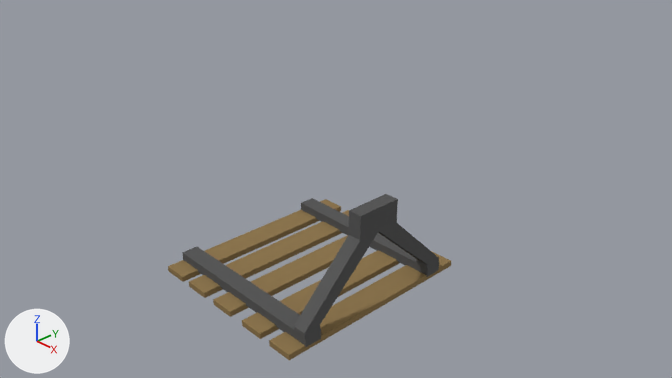
What one commit did to the Blender file Washed Up Wizard/Assets/Models/Environment/Frozen Tundra/Mine track end of track piece.blend.
Camera for both pictures: the file's camera 'Camera'. Arrows for +X, +Y and +Z are at lower left; the lights stay in place.

The scene before the commit, as lines of its bpy script (objects in view):
```python
me_cube = bpy.data.meshes.new('Cube')
me_cube.from_pydata(...)  # a box spanning x -0.27..-0.04, y -0.35..1.52, z -0.71..-0.66; a box spanning x -0.6..-0.37, y -0.35..1.52, z -0.71..-0.66; a box spanning x 0.09..0.32, y -0.35..1.52, z -0.71..-0.66; a box spanning x 0.47..0.7, y -0.35..1.52, z -0.71..-0.66; a box spanning x 0.81..1.04, y -0.35..1.52, z -0.71..-0.66
me_cube.materials.append(mat_material)  # brown #8f7750
me_cube_001 = bpy.data.meshes.new('Cube.001')
me_cube_001.from_pydata(...)  # 24 vertices, 20 faces; spans x -0.722..0.694, y -0.09..1.227, z -0.009..0.068
me_cube_001.materials.append(mat_material_001)  # dark grey #5a5a5a
# before: 2 (-0.722, -0.09, -0.009), 3 (-0.722, 0.041, -0.009), 6 (-0.722, -0.09, 0.068) at pixel (182, 252), 7 (-0.722, 0.041, 0.068) at pixel (196, 246)
# before: 10 (-0.722, 1.095, -0.009) at pixel (300, 210), 11 (-0.722, 1.227, -0.009), 14 (-0.722, 1.095, 0.068) at pixel (300, 202), 15 (-0.722, 1.227, 0.068) at pixel (312, 198)
me_cube_003 = bpy.data.meshes.new('Cube.003')
me_cube_003.from_pydata(...)  # 16 vertices, 14 faces; spans x 0.589..0.694, y 0.0..0.658, z 0.068..0.764
me_cube_003.materials.append(mat_material_001)  # dark grey #5a5a5a
ob_bottom = bpy.data.objects.new('bottom', me_cube)
ob_bottom.location = (-0.43, -1.04, 0.26)
ob_bottom.scale = (1.81, 1.81, 1.81)
ob_top = bpy.data.objects.new('top', me_cube_001)
ob_top.location = (0.0, -1.2, -0.93)
ob_top.scale = (2.11, 2.11, 2.11)
ob_top_001 = bpy.data.objects.new('top.001', me_cube_003)
ob_top_001.location = (0.0, -0.02, -0.93)
ob_top_001.scale = (2.11, 2.11, 2.11)
_m = ob_top_001.modifiers.new('Mirror', 'MIRROR')
_m.use_axis = (False, True, False)
_m.use_clip = True
```
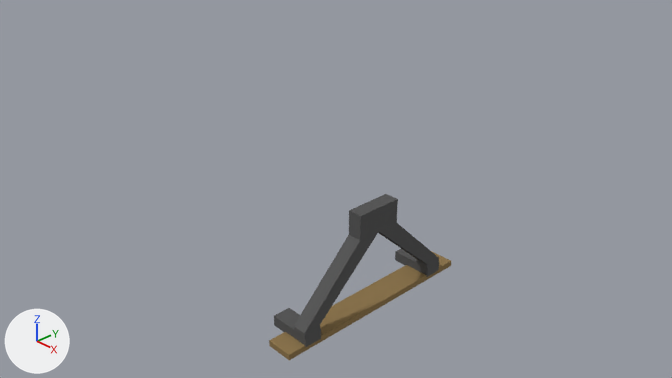
The change, as a diff of the scene's bpy script:
```diff
--- a/Washed Up Wizard/Assets/Models/Environment/Frozen Tundra/Mine track end of track piece.blend.py
+++ b/Washed Up Wizard/Assets/Models/Environment/Frozen Tundra/Mine track end of track piece.blend.py
@@ me_cube_001 @@
 me_cube_001.from_pydata(...)  # 24 vertices, 20 faces; spans x -0.722..0.694, y -0.09..1.227, z -0.009..0.068
 # used by ob_top; location = (0.0, -1.2, -0.93); scale = (2.11, 2.11, 2.11)
+# me_cube_001 part 1
+for i in [2, 3, 6, 7]: me_cube_001.vertices[i].co += Vector((1.098, 0.0, 0.0))
+# me_cube_001 part 2
+for i in [10, 11, 14, 15]: me_cube_001.vertices[i].co += Vector((1.098, 0.0, 0.0))
 me_cube_001.materials.append(mat_material_001)
@@ me_cube @@
 me_cube.from_pydata(...)  # 40 vertices, 30 faces; spans x -0.6..1.04, y -0.35..1.52, z -0.71..-0.66
 # used by ob_bottom; location = (-0.43, -1.04, 0.26); scale = (1.81, 1.81, 1.81)
+# me_cube part 3: the loose piece of 8 vertices spanning x -0.27..-0.04, y -0.35..1.52, z -0.71..-0.66 is deleted
+# me_cube part 4: the loose piece of 8 vertices spanning x -0.6..-0.37, y -0.35..1.52, z -0.71..-0.66 is deleted
+# me_cube part 5: the loose piece of 8 vertices spanning x 0.09..0.32, y -0.35..1.52, z -0.71..-0.66 is deleted
+# me_cube part 6: the loose piece of 8 vertices spanning x 0.47..0.7, y -0.35..1.52, z -0.71..-0.66 is deleted
 me_cube.materials.append(mat_material)
```

Boxes (x1, y1, x2, y2) around the edits, measured in the pictures (672 x 378 px; the box of a moved part takes in the faces that stretch with it):
'bottom', reshaped (36% narrower, 32% shorter)
    before: (168, 199, 451, 360)
    after: (269, 251, 451, 360)
'top', reshaped (36% narrower, 34% shorter)
    before: (182, 198, 439, 347)
    after: (274, 249, 439, 347)
part 1 of me_cube_001, moved or reshaped
    before: (182, 247, 300, 338)
    after: (274, 308, 300, 338)
part 2 of me_cube_001, moved or reshaped
    before: (301, 198, 418, 271)
    after: (395, 249, 418, 271)
part 3 of me_cube, deleted (brown)
    before: (189, 210, 349, 298)
part 4 of me_cube, deleted (brown)
    before: (168, 199, 341, 282)
part 5 of me_cube, deleted (brown)
    before: (213, 235, 348, 317)
part 6 of me_cube, deleted (brown)
    before: (242, 250, 399, 339)
